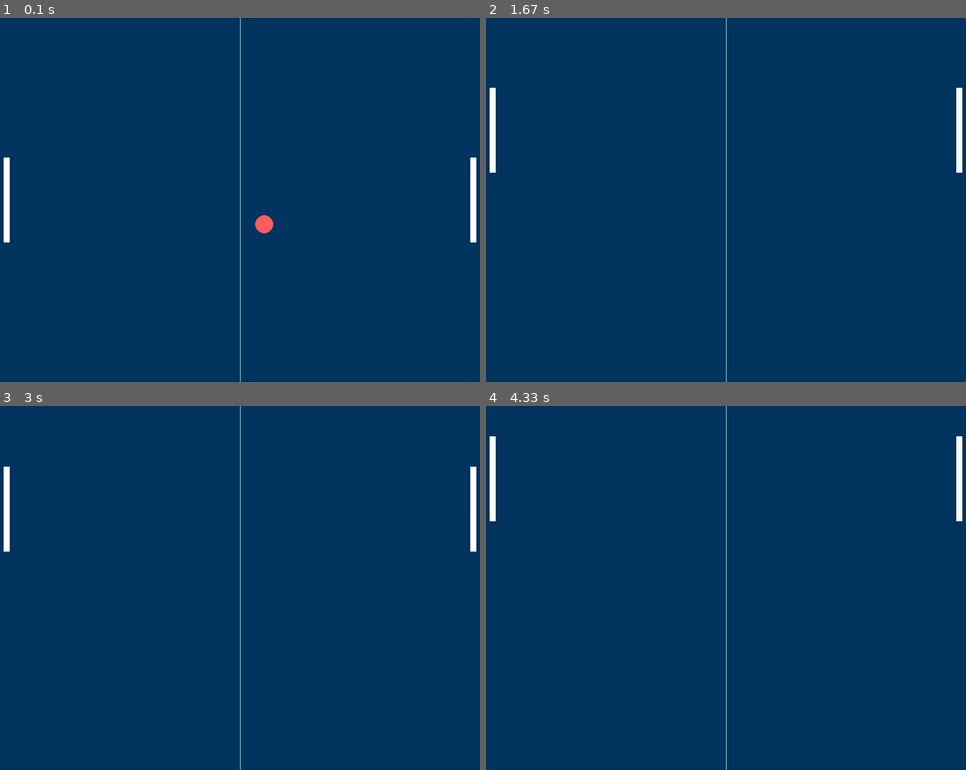
Above: before the commit, frames 1-4 (two rows, left to right).
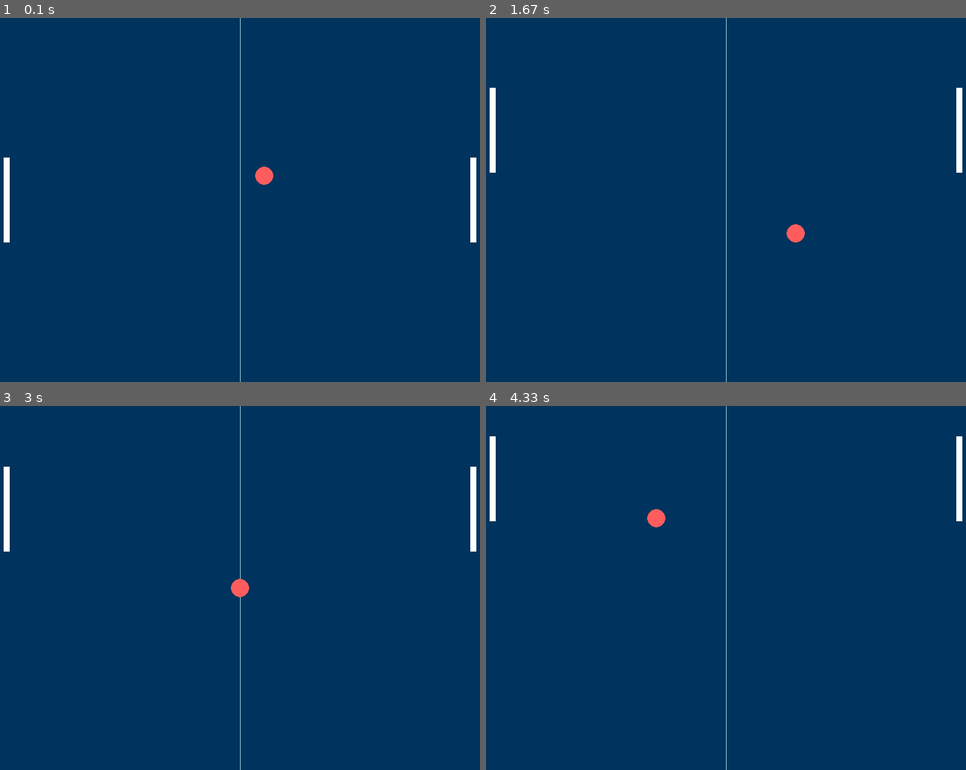
Above: after the commit, the same moments.

Repository: feo3o-me/Pong-Python-and-Pygame
Game: pygame game, started from pong.py
The game is run twice, just before and just after one commit, with the same random seed, the same clock (stepped at 60 frames per second) and the same inputs.
Inputs:
- Up to frame 1 (0.1 s): no input
- Up to frame 2 (1.67 s): hold W 0.33-0.8 s; hold Up 0.33-0.8 s; hold Up 0.83-1.3 s; hold W 0.83-1.3 s; hold Down 1.33-1.63 s; hold S 1.33-1.63 s
- Up to frame 3 (3 s): hold Up 1.67-2.03 s; hold W 1.67-2.03 s; hold Down 2.07-2.43 s; hold S 2.07-2.43 s; hold Up 2.47-2.77 s; hold W 2.47-2.77 s; hold Down from 2.8 s (still down); hold S from 2.8 s (still down)
- Up to frame 4 (4.33 s): release Down at 3.1 s; release S at 3.1 s; hold Up 3.13-3.5 s; hold W 3.13-3.5 s; hold Down 3.53-3.9 s; hold S 3.53-3.9 s; hold Up 3.93-4.23 s; hold W 3.93-4.23 s; hold Down from 4.27 s (still down); hold S from 4.27 s (still down)

The runs differ from the first frame. In frame 1, 0.3% of the frame differs, in the area x 53-57%, y 40-60%; in frame 2, 0.1%; in frame 3, 0.1%; in frame 4, 0.1%.

Commit message:
Final logic added

Diff:
--- a/pong.py
+++ b/pong.py
@@ -1,4 +1,5 @@
 import pygame
+import random
 
 def main():
     pygame.init()
@@ -21,10 +22,13 @@
     player1 = pygame.Rect(10, (HEIGHT / 2 - 70), 10, 140)
     player2 = pygame.Rect((WIDTH - 20), (HEIGHT / 2 - 70), 10, 140)
 
-    ball_speed_x = 5
-    ball_speed_y = 5
+    ball_speed_x = 5  * random.choice((-1, 1))
+    ball_speed_y = 5  * random.choice((-1, 1))
     player1_speed = 0
     player2_speed = 0
+
+    goal1 = pygame.Rect(0, 0, 1, HEIGHT)
+    goal2 = pygame.Rect(WIDTH, 0, 1, HEIGHT)
 
     # ========= #
     # Main Loop
@@ -37,23 +41,32 @@
 
     while run:
         # Check For Events
+
+        # Quit
         for event in pygame.event.get():
             if event.type == pygame.QUIT:
                 pygame.quit()
+                run = False
+            # Key Handler
+
             if event.type == pygame.KEYDOWN:
+                # Player 1
                 if event.key == pygame.K_w:
                     player1_speed -= 5
                 if event.key == pygame.K_s:
                     player1_speed += 5
+                # Player 2
                 if event.key == pygame.K_UP:
                     player2_speed -= 5
                 if event.key == pygame.K_DOWN:
                     player2_speed += 5
             if event.type == pygame.KEYUP:
+                # Player 1
                 if event.key == pygame.K_w:
                     player1_speed += 5
                 if event.key == pygame.K_s:
                     player1_speed -= 5
+                # Player 2
                 if event.key == pygame.K_UP:
                     player2_speed += 5
                 if event.key == pygame.K_DOWN:
@@ -68,21 +81,34 @@
         player2.y += player2_speed
 
         # Add collision
+
+        # If ball hit the screen limit
         if ball.bottom >= HEIGHT or ball.top <= 0:
             ball_speed_y *= -1
+
+        # If ball hit the goal
+        if ball.colliderect(goal1) or ball.colliderect(goal2):
+            ball.center = (WIDTH / 2, HEIGHT / 2)
+            ball_speed_x = 5  * random.choice((-1, 1))
+            ball_speed_y = 5  * random.choice((-1, 1))
+
+        # If ball hit the player
         if ball.colliderect(player1) or ball.colliderect(player2):
             ball_speed_x *= -1
 
+        # If player reaches max screen y
         if player1.top <= 0:
             player1.top = 0
         if player1.bottom >= HEIGHT:
             player1.bottom = HEIGHT
 
+        # If player reaches max screen y
         if player2.top <= 0:
             player2.top = 0
         if player2.bottom >= HEIGHT:
             player2.bottom = HEIGHT
 
+        # Draw and update
         window.fill(BACKGROUD_COLOR)
         pygame.draw.aaline(window, LINE_COLOR, (WIDTH / 2, 0), (WIDTH / 2, HEIGHT))
         pygame.draw.rect(window, RECT_COLOR, player1)
